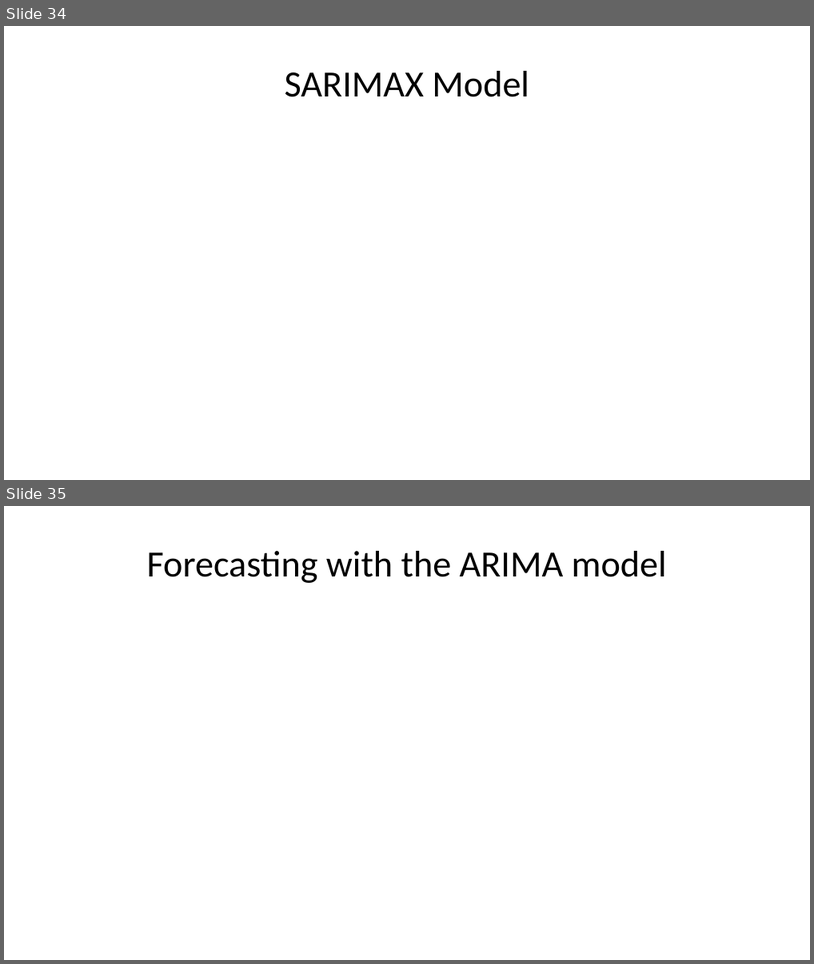
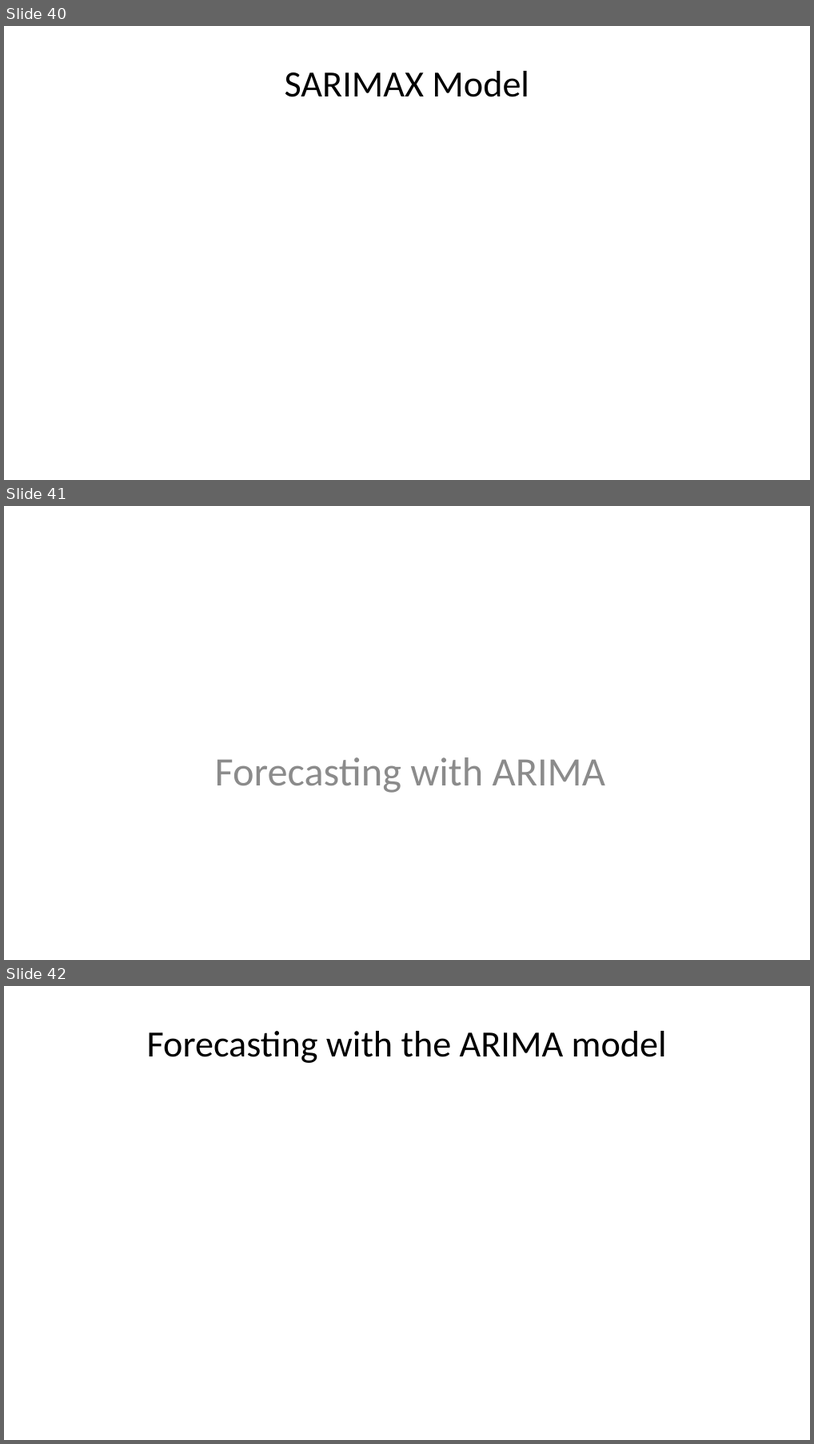
Before and after one commit to StephenElston/CSCI-E-83, a slide deck: LectureSlides/12_IntroductionToTimeSeriesForecasting.pptx. Shown one above the other, each under a label of ours: slides 34 and 35 before the commit, slides 40, 41 and 42 after it. The pictures are 814x964 and 814x1444 pixels, drawn with LibreOffice and Linux fonts; fonts in the diff are those of the drawing; grey boxes stand for pictures. Boxes give left, top, right and bottom in pixels: in the first picture for what was removed or moved away, otherwise in the second. Text is boxed around its words. In the diff, an @@ line names an element or a change of style, - is before the commit and + after.

```diff
--- a/LectureSlides/12_IntroductionToTimeSeriesForecasting.pptx
+++ b/LectureSlides/12_IntroductionToTimeSeriesForecasting.pptx
@@ slide 41 added at <box>4,506,810,960</box>, background #FFFFFF @@
@@ text added at <box>215,757,606,792</box>, 36 pt, text #8C8C8C @@
+Forecasting with ARIMA
@@ what was slide 34 is now slide 40 @@
@@ what was slide 35 is now slide 42 @@
```
Also in this commit, not shown: 12 slides changed, 10 other slides added.
